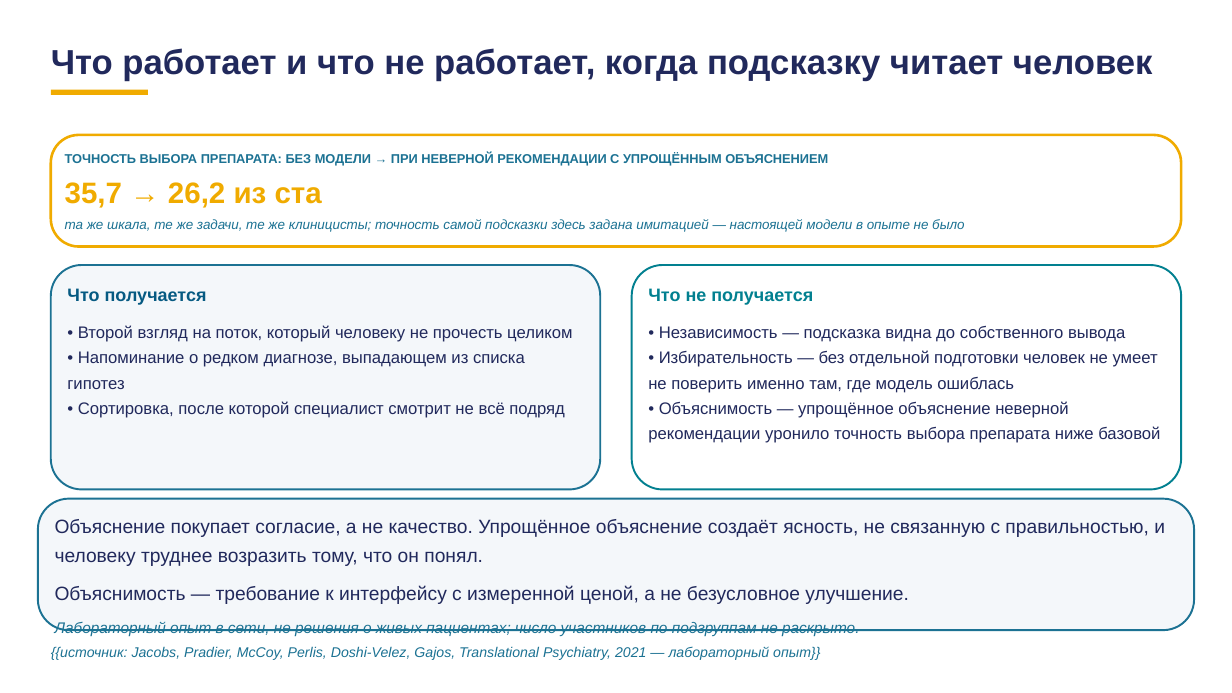
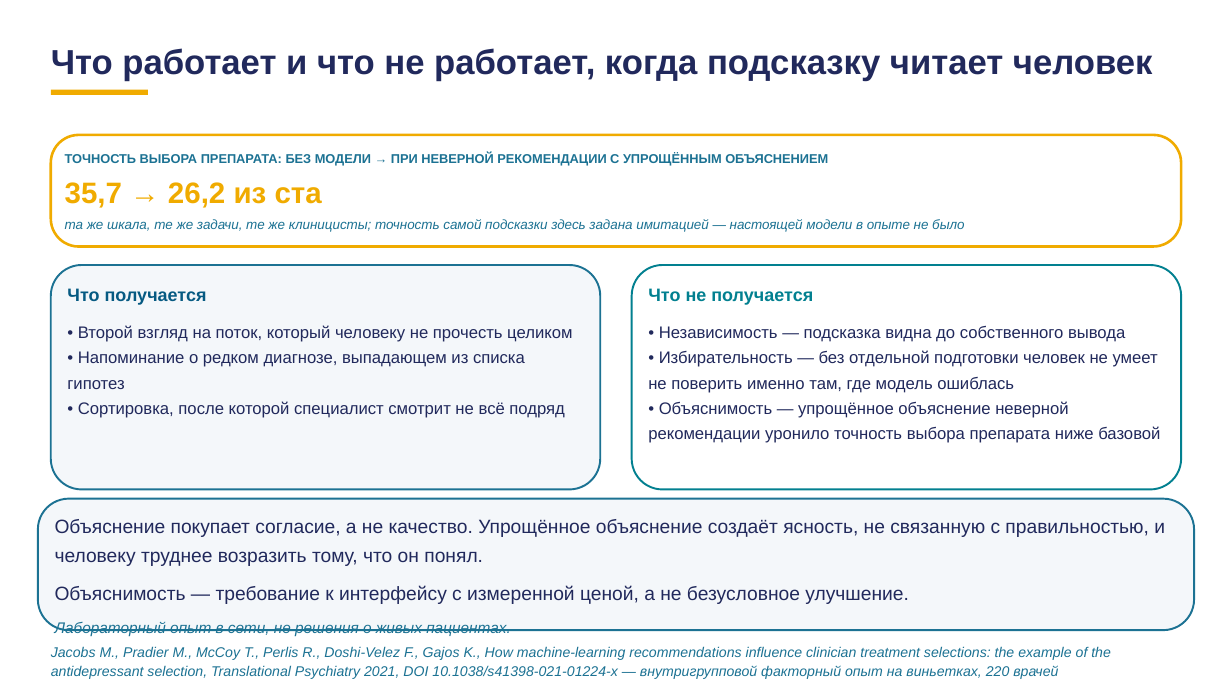
Before and after one commit to tellina-study/AI-usage-lessons, a slide deck: slide 39 of library/lectures/lec-07/rework/deck/lec-07-karkas.pptx. Drawn at 1232x693 pixels with LibreOffice and Linux fonts; fonts in the diff are those of the drawing. Boxes give left, top, right and bottom in pixels: in the first picture for what was removed or moved away, otherwise in the second. Text is boxed around its words. In the diff, an @@ line names an element or a change of style, - is before the commit and + after.

```diff
--- a/library/lectures/lec-07/rework/deck/lec-07-karkas.pptx
+++ b/library/lectures/lec-07/rework/deck/lec-07-karkas.pptx
@@ text at (55,622,510,636): text changed @@
-Лабораторный опыт в сети, не решения о живых пациентах; число участников по подгруппам не раскрыто.
+Лабораторный опыт в сети, не решения о живых пациентах.
@@ text at (51,646,1111,679): text changed @@
-{{источник: Jacobs, Pradier, McCoy, Perlis, Doshi-Velez, Gajos, Translational Psychiatry, 2021 — лабораторный опыт}}
+Jacobs M., Pradier M., McCoy T., Perlis R., Doshi-Velez F., Gajos K., How machine-learning recommendations influence clinician treatment selections: the example of the antidepressant selection, Translational Psychiatry 2021, DOI 10.1038/s41398-021-01224-x — внутригрупповой факторный опыт на виньетках, 220 врачей
```
Also in this commit, not shown: 62 other slides changed, 5 other files.
